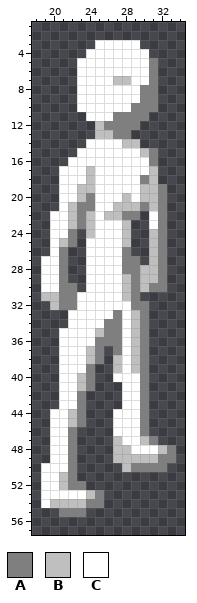
Pixel-art sprite -- Images/Characters/0/stand_br.png. The first picture shows the starting point.
The file is 40x60 pixels. Shown: x 18..34, y 1..57.
Palette (. is transparent): A #7f7f7f  B #bfbfbf  C #ffffff
Pixels before, first column x 19:
 3 ......CCCCC....
 4 .....CCCCCCC...
 5 ....CCCCCCCCA..
 6 ....CCCCCCCCA..
 7 ....CCCCBBCCA..
 8 ....CCCCCCCAA..
 9 ....CCCCCCCAA..
10 ....CCCCCCAAA..
11 .....CCCAAAA...
12 ......BAAAA....
13 ......BBAA.....
14 .....CCCCBB....
15 ....CCCCCCCBA..
16 ...CCCCCCCCCA..
17 ..CCCBCCCCCCB..
18 ..CCCBCCCCCAB..
19 ..CCBBCCCCCBBA.
20 ..CCBACCCBCBBA.
21 ..CBAACCBBBABA.
22 .CCBABCBBAA.CA.
23 .CCBABCCCB..CA.
24 .CCA.BCCCB..BA.
25 .CBA.CCCCB..BA.
26 .CA..CCCCA..BA.
27 CCA..CCCCAA.BA.
28 CCA..CCCCAABBA.
29 CCA..CCCCBABBA.
30 CCAA.CCCCBABAA.
31 BBAACCCCCBA....
32 .BAACCCCCCAA...
33 ...CCCCCACBA...
34 ...CCCCAACBA...
35 ..CCCCBAACBA...
36 ..CCCCAAACBA...
37 ..CCCBA.ACBA...
38 ..CCCBA.BCBA...
39 ..CCCA..BCBA...
40 ..CCBA..CCCA...
41 ..CCBA...CCA...
42 ..CCA....CCA...
43 ..CCA....CCA...
44 .CCBA...CCCA...
45 .CCBA...CCCA...
46 .CCA....CCCA...
47 .CCA....BCCBA..
48 .CCA....BBCCCBA
49 .CCA....BBBBBAA
50 CCCA.....BAAAA.
51 CCBA...........
52 CCBAA..........
53 CCCCCBA........
54 CBBBBAA........
55 ..AAA..........
Now the later version:
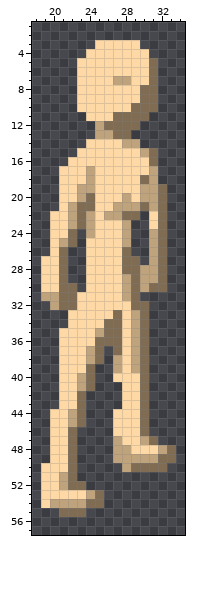
What changed:
colour A: #7f7f7f -> #7f6c52
colour B: #bfbfbf -> #bfa37c
colour C: #ffffff -> #ffd9a5
